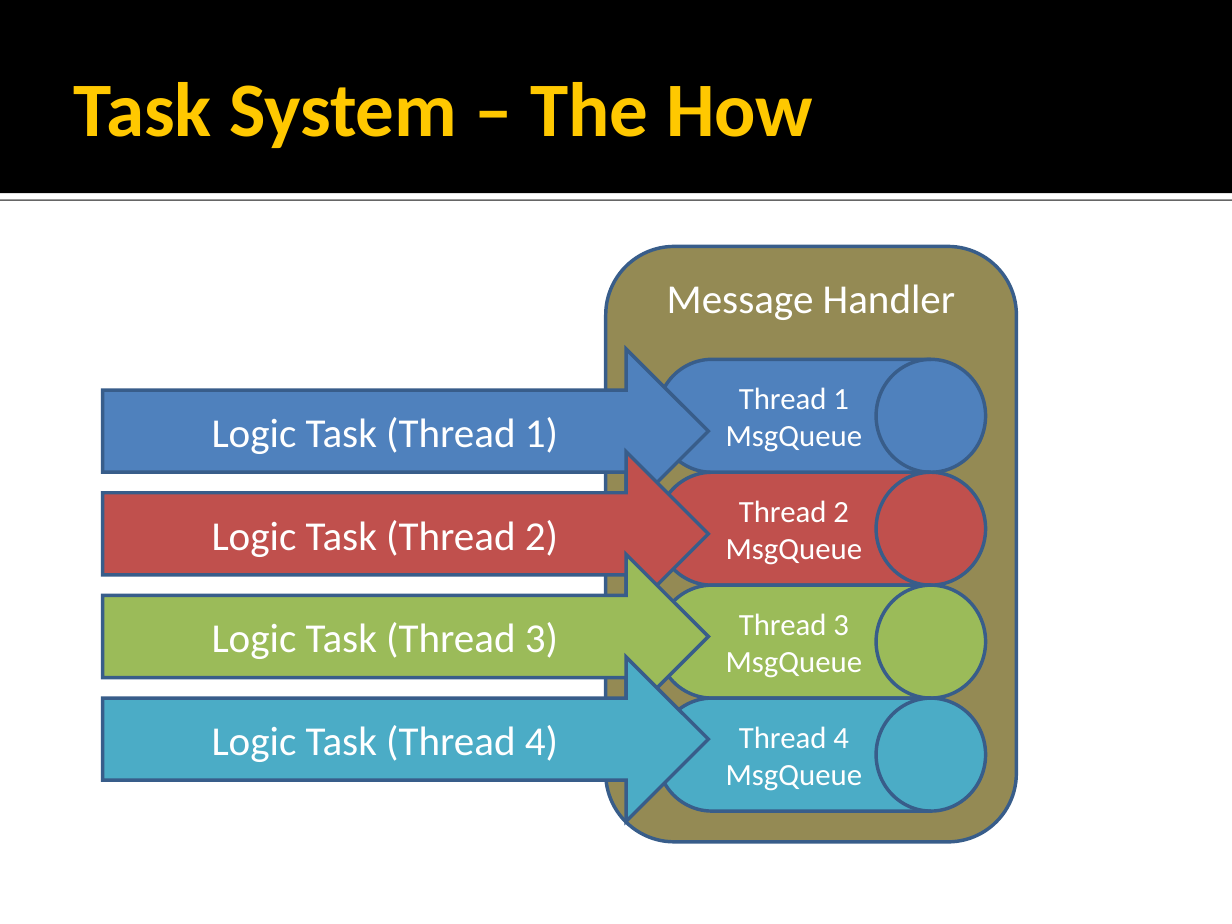
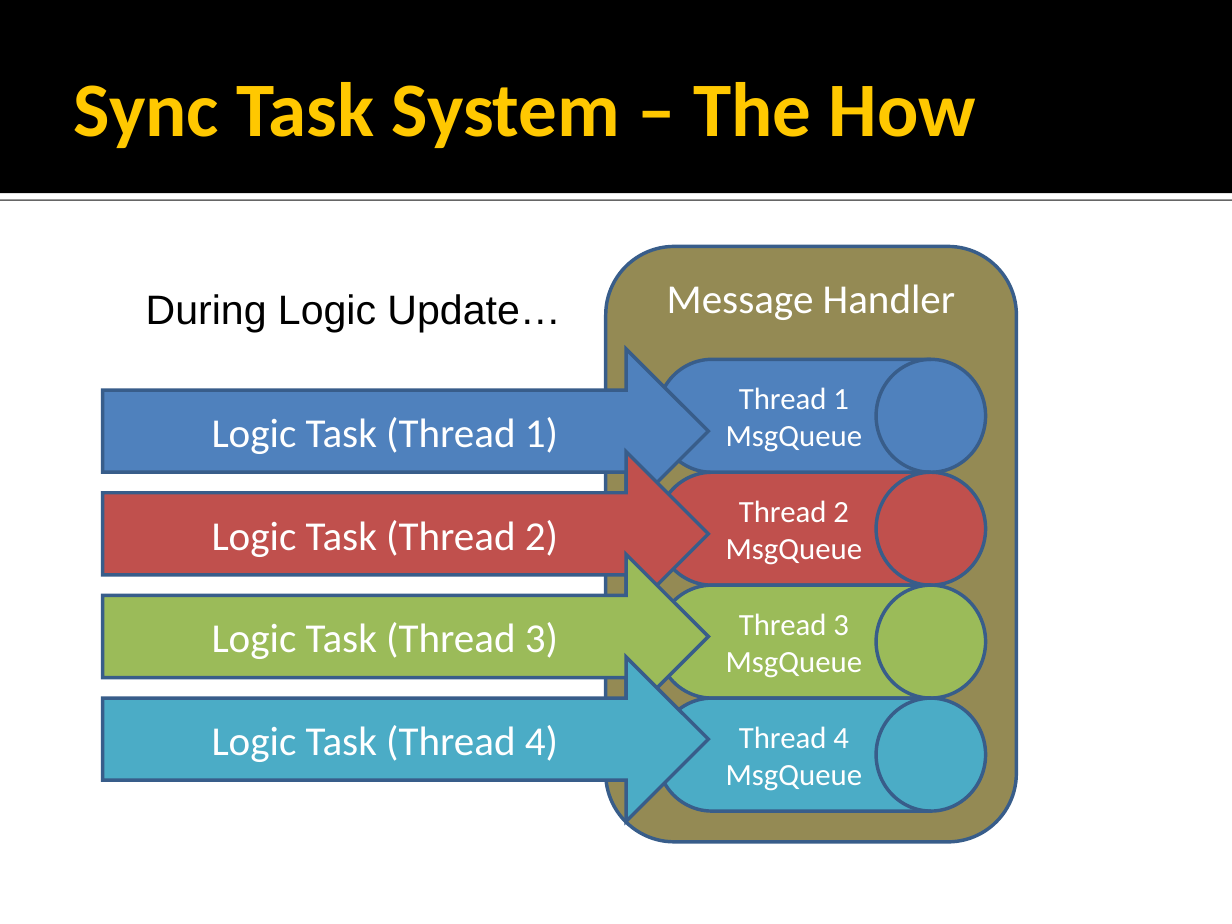
Before and after one commit to rmeisler/example_code, a slide deck: slide 32 of Concurrency Strategies.ppt (slide 28 before the commit). Drawn at 1232x924 pixels with LibreOffice and Linux fonts; fonts in the diff are those of the drawing; background and template pictures are left out. Boxes give left, top, right and bottom in pixels: in the first picture for what was removed or moved away, otherwise in the second. Text is boxed around its words. In the diff, an @@ line names an element or a change of style, - is before the commit and + after.

```diff
--- a/Concurrency Strategies.ppt
+++ b/Concurrency Strategies.ppt
@@ title at (74, 82, 976, 148): text changed @@
-Task System – The How
+Sync Task System – The How
@@ text added at (146, 294, 560, 332), 24 pt, text #000000 @@
+During Logic Update…
```
Also in this commit, not shown: 29 other slides changed, 18 slides added, 14 slides removed, 1 other file.
